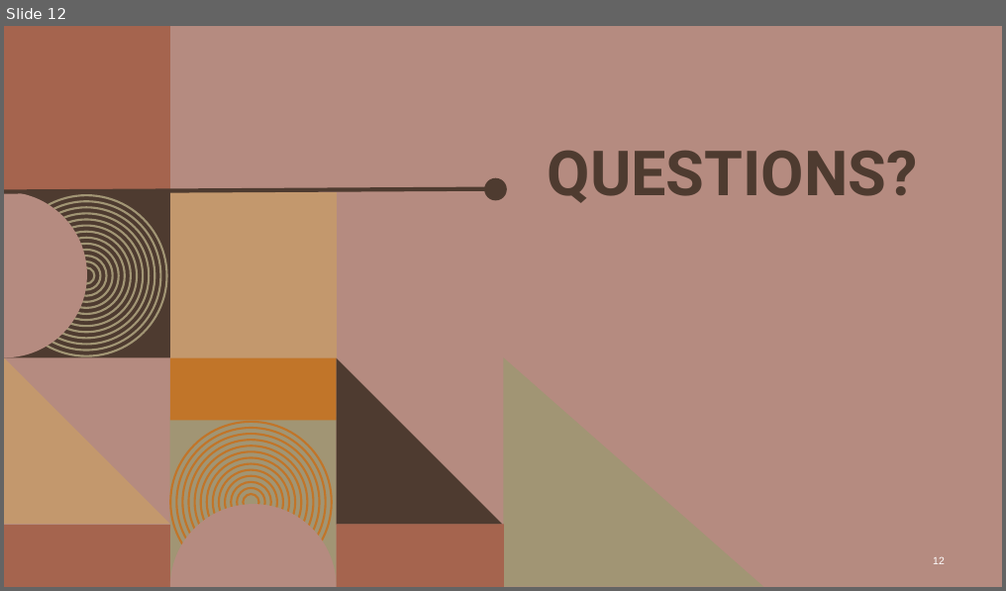
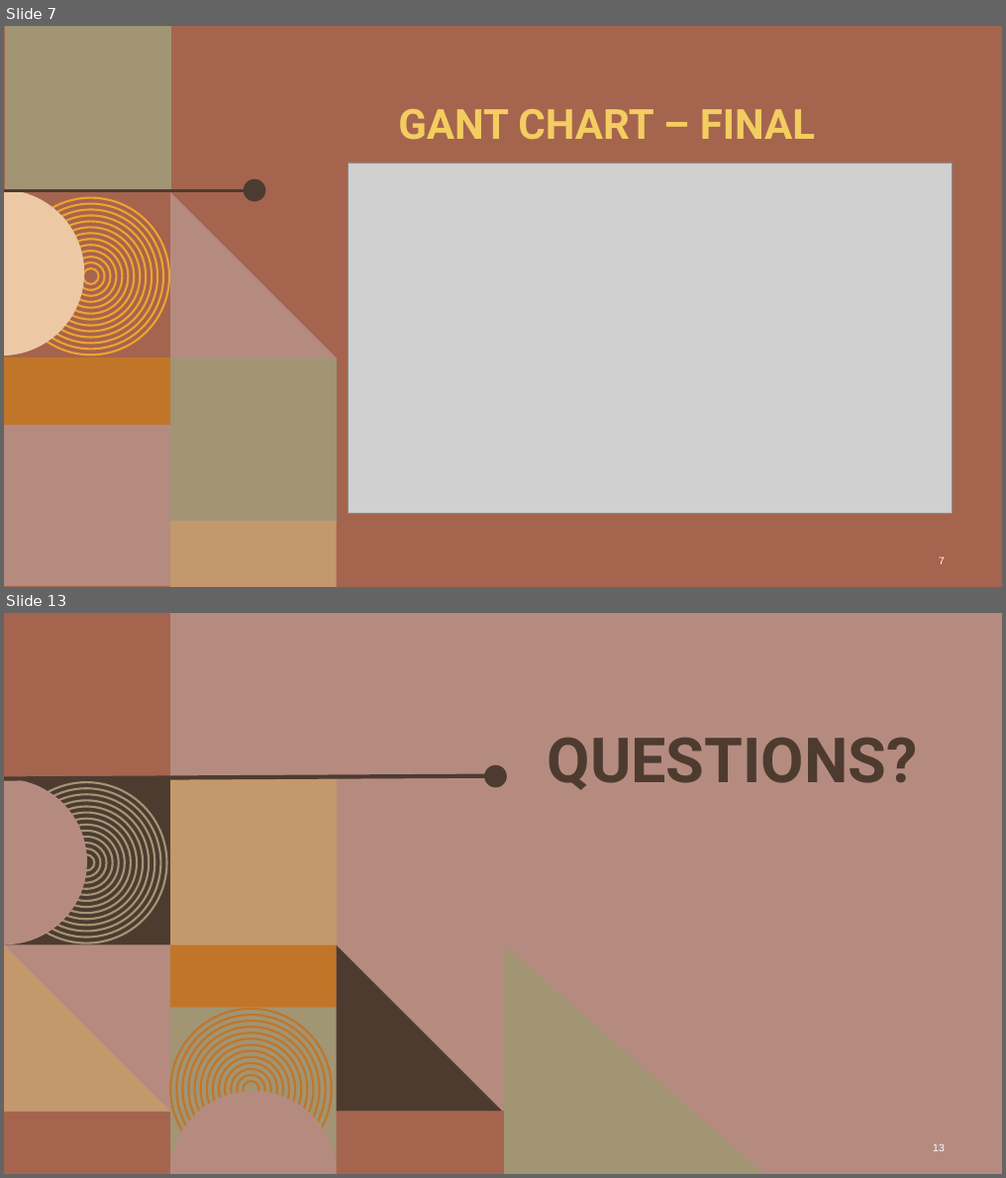
Before and after one commit to KalebOTB/ContactManager, a slide deck: Miscellaneous/Contact_Manager.pptx. Shown one above the other, each under a label of ours: slide 12 before the commit, slides 7 and 13 after it; the slides between them are not shown. The pictures are 1006x591 and 1006x1178 pixels, drawn with LibreOffice and Linux fonts; fonts in the diff are those of the drawing; grey boxes stand for pictures; background and template pictures are left out. Boxes give left, top, right and bottom in pixels: in the first picture for what was removed or moved away, otherwise in the second. Text is boxed around its words. In the diff, an @@ line names an element or a change of style, - is before the commit and + after.

Commit message:
PowerPoint - FINAL
Got the PowerPoint to a presentation ready final state
- (+1) Thing that went well
- Color + Font Editing
- Incorporated Database Slide
- Initial/Final Gantt Charts
- Updated ERD

```diff
--- a/Miscellaneous/Contact_Manager.pptx
+++ b/Miscellaneous/Contact_Manager.pptx
@@ slide 7 added at [4,26,1002,587], background #A5644E @@
@@ title added at [398,109,815,140], 40 pt, text #F3CD60, bold @@
+GANT CHART – FINAL
@@ picture added at [348,163,951,513] @@
@@ group added at [4,26,337,587]: 14 ellipses, 6 rectangles, 2 freeform shapes, 1 line @@
@@ page number added at [939,558,944,565], 10 pt, text #FFFFFF @@
+7
@@ what was slide 12 is now slide 13 @@
```
Also in this commit, not shown: 10 slides changed, 1 other slide added, 1 slide removed, 2 other files.
